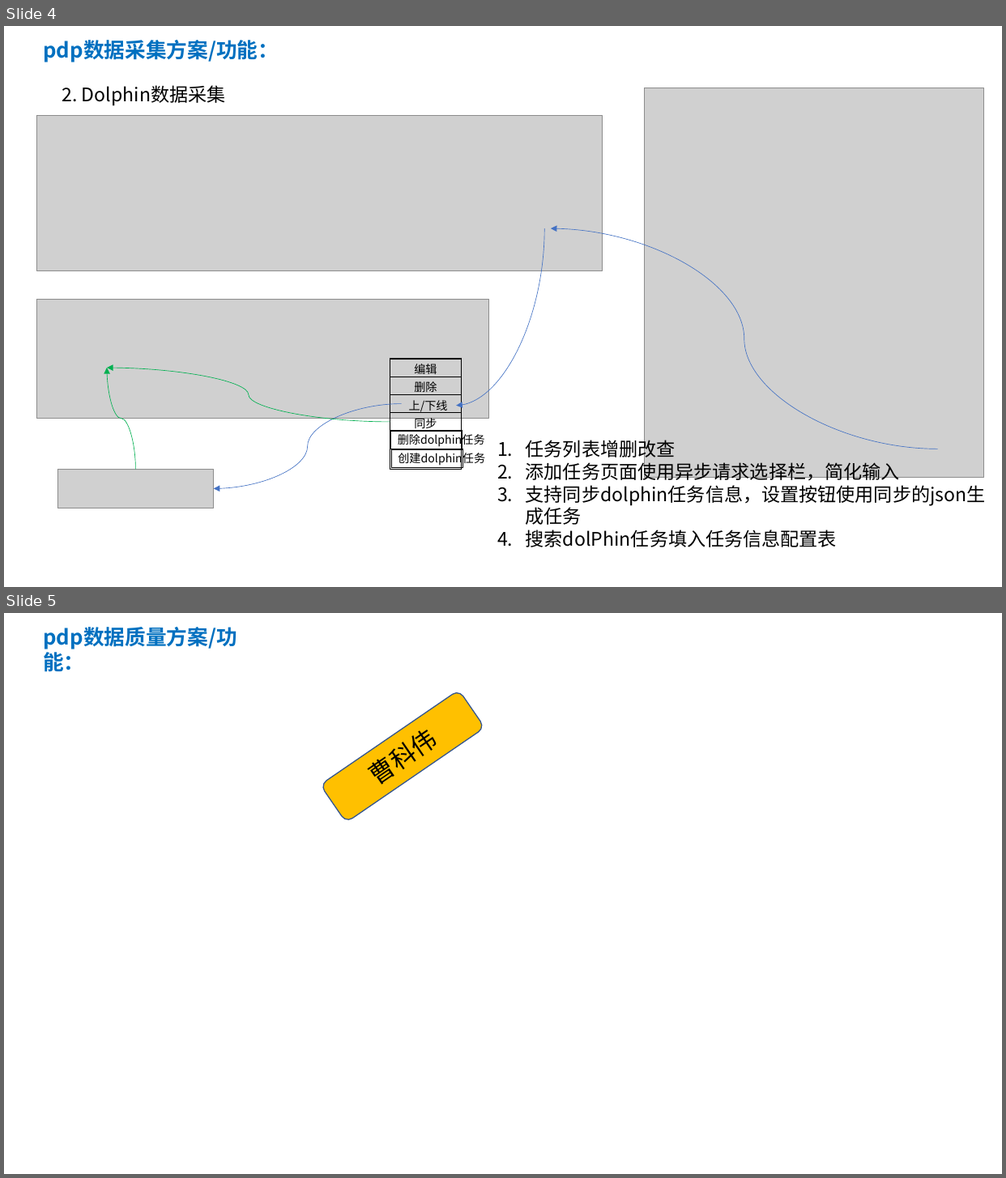
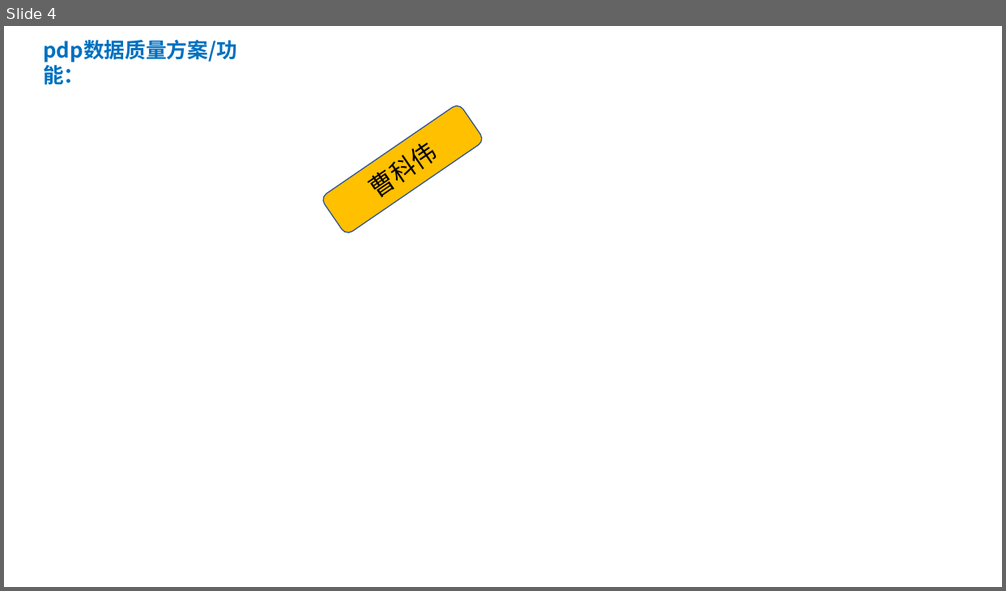
Before and after one commit to moutainhigh/pdp, a slide deck: doc/pdp方案设计-20210929.pptx. Shown one above the other, each under a label of ours: slides 4 and 5 before the commit, slide 4 after it. The pictures are 1006x1178 and 1006x591 pixels, drawn with LibreOffice and Linux fonts; fonts in the diff are those of the drawing; grey boxes stand for pictures. Boxes give left, top, right and bottom in pixels: in the first picture for what was removed or moved away, otherwise in the second. Text is boxed around its words. In the diff, an @@ line names an element or a change of style, - is before the commit and + after.

```diff
--- a/doc/pdp方案设计-20210929.pptx
+++ b/doc/pdp方案设计-20210929.pptx
@@ slide 4 removed at box(4, 26, 1002, 587), background #FFFFFF @@
@@ text removed at box(43, 40, 279, 62) @@
-pdp数据采集方案/功能：
@@ text removed at box(62, 85, 226, 106) @@
-2. Dolphin数据采集
@@ picture removed at box(645, 88, 984, 478) @@
@@ picture removed at box(36, 115, 602, 271) @@
@@ curved arrow removed from (544, 228) to (456, 406) @@
@@ curved arrow removed from (938, 449) to (551, 228) @@
@@ picture removed at box(37, 299, 489, 418) @@
@@ rectangle removed at box(390, 359, 462, 377) @@
@@ rectangle removed at box(390, 359, 462, 470) @@
@@ text removed at box(414, 364, 437, 374) @@
-编辑
@@ curved arrow removed from (390, 422) to (107, 368) @@
@@ curved arrow removed from (136, 469) to (107, 368) @@
@@ rectangle removed at box(390, 377, 462, 395) @@
@@ text removed at box(414, 382, 437, 392) @@
-删除
@@ curved arrow removed from (402, 404) to (214, 489) @@
@@ rectangle removed at box(390, 395, 462, 413) @@
@@ rectangle removed at box(390, 413, 462, 431) @@
@@ text removed at box(409, 400, 448, 413) @@
-上/下线
@@ rectangle removed at box(391, 431, 462, 449) @@
@@ text removed at box(398, 433, 485, 447) @@
-删除dolphin任务
@@ text removed at box(414, 418, 437, 431) @@
-同步
@@ text removed at box(526, 437, 986, 548) @@
-1. 任务列表增删改查
-2. 添加任务页面使用异步请求选择栏，简化输入
-3. 支持同步dolphin任务信息，设置按钮使用同步的json生成任务
-4. 搜索dolPhin任务填入任务信息配置表
@@ rectangle removed at box(392, 450, 463, 467) @@
@@ text removed at box(398, 451, 485, 466) @@
-创建dolphin任务
@@ picture removed at box(58, 469, 214, 508) @@
@@ what was slide 5 is now slide 4 @@
```
Also in this commit, not shown: 1 slide added, 2 other slides removed, 48 other files.
